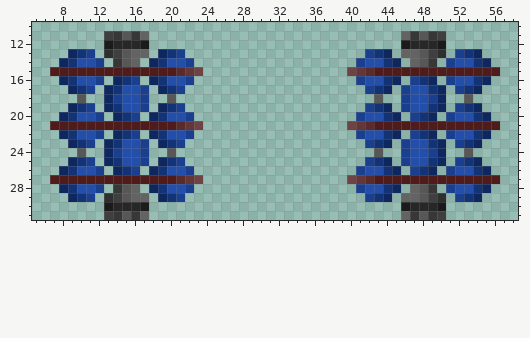
File history of a pixel-art sprite, public/assets/responder.png. The picture above is the old version.
The file is 64x32 pixels. Colours within 5 levels of each other are drawn and written as one. Shown: x 5..58, y 10..31.
The same view after the edit:
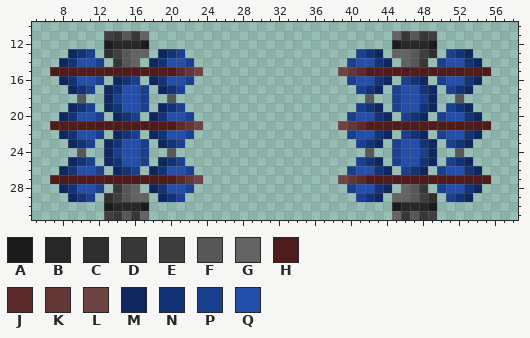
Palette (. is transparent): A #1b1b1b  B #272727  C #2f2f2f  D #373737  E #3f3f3f  F #575757  G #636363  H #4f1b1b  J #5b2b2b  K #633737  L #6f4343  M #0f275f  N #133377  P #1b3f8f  Q #234fab
Commit message: implement explosive charges and responder teleporter
The exact change:
Changed rows in their new state; - is an unchanged pixel.
first column x 39:
11 ------GDFDE.------
12 ------AB--A.------
13 --PNM.G-FEC.PNM.--
14 -PQ-NM.GFD.PQ-NM.-
15 LKJH-------------.
16 -PQ-NM.PNM.PQ-NM.-
17 --PNM.PQ-NM.PNM.--
18 ---F.-PQ-PM.-F.---
19 --PNM.PQ-NM.PNM.--
20 -PQ-NM.PNM.PQ-NM.-
21 LKJH-------------.
22 -PQ-NM.PNM.PQ-NM.-
23 --PNM.PQ-NM.PNM.--
24 ---F.-PQ-PM.-F.---
25 --PNM.PQ-NM.PNM.--
26 -PQ-NM.PNM.PQ-NM.-
27 LKJH-------------.
28 -PQ-NM.GFD.PQ-NM.-
29 --PNM.G-FEC.PNM.--
30 ------AB--A.------
31 ------GDFDE.------
Boxes around the changes in both pictures, in picture pixels (x1, y1, x2, y2):
changed: (338, 31, 500, 220)
